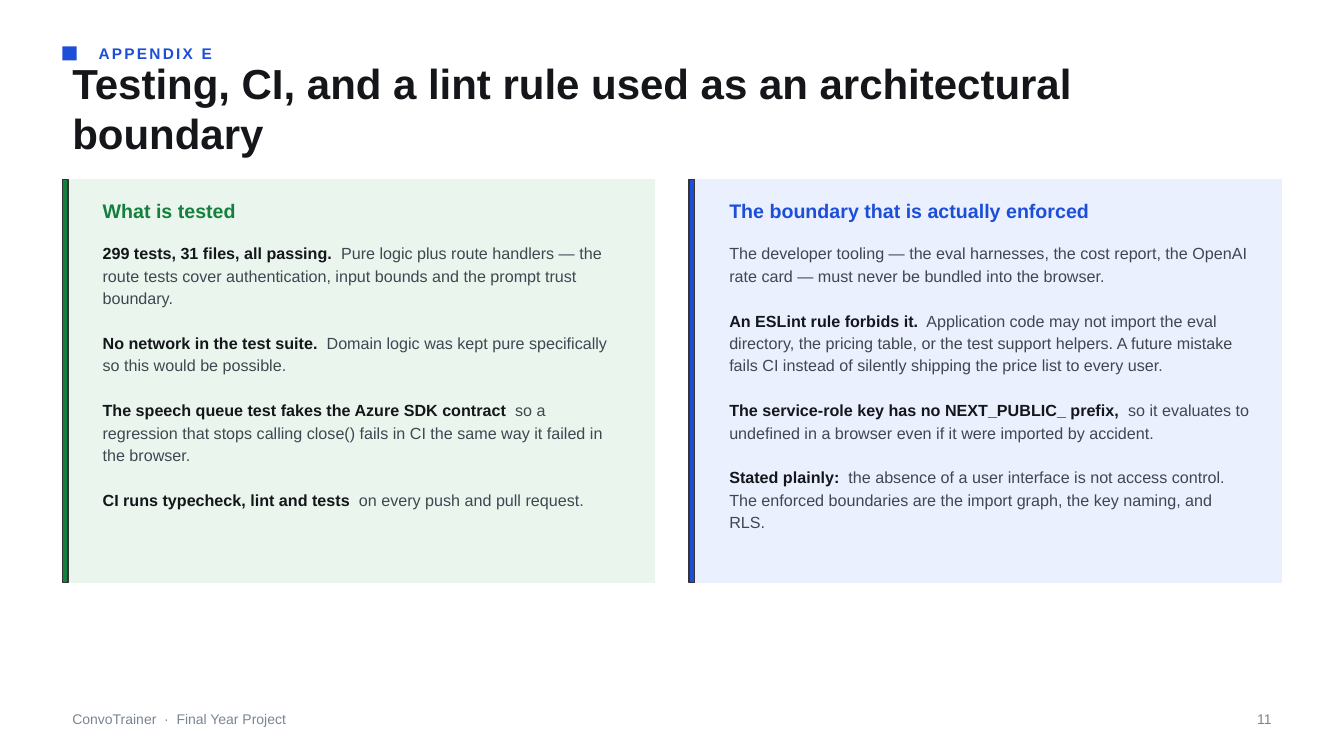
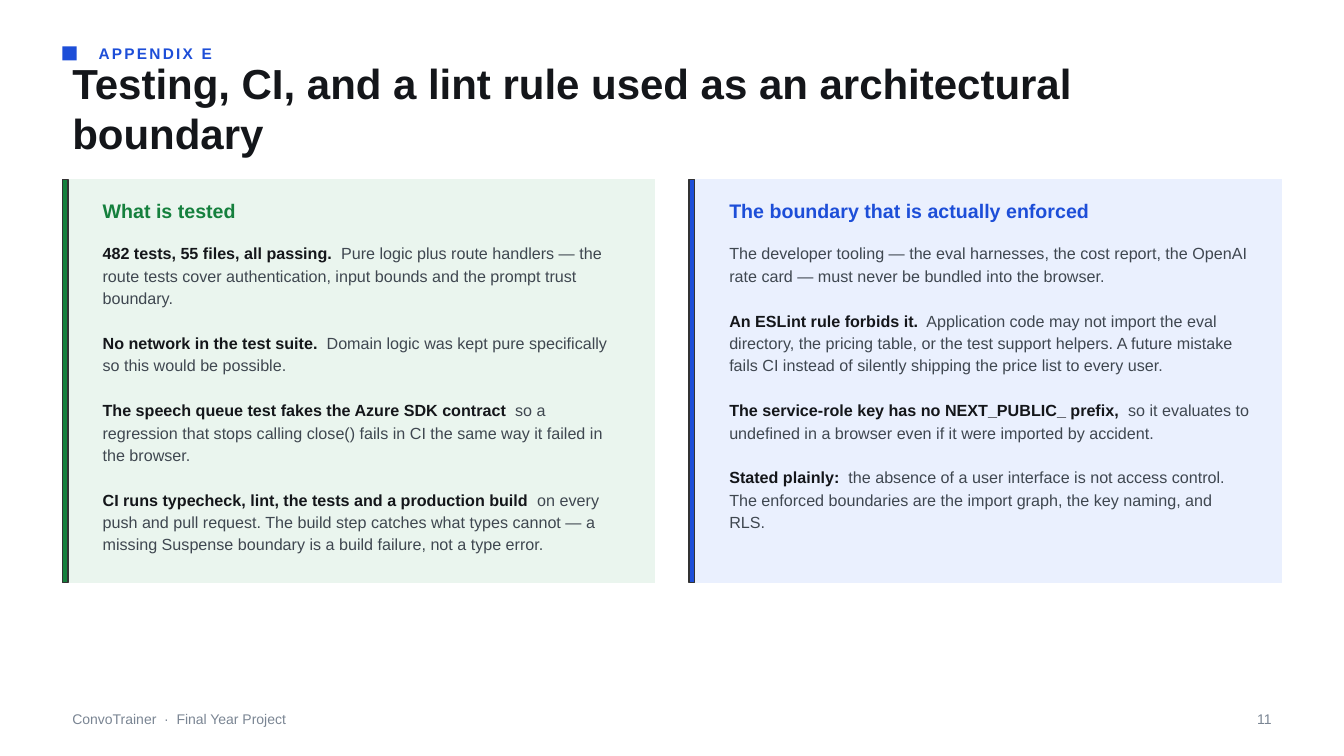
Before and after one commit to DylanTYX/social-interaction-app, a slide deck: slide 11 of docs/presentation/FYP-demo.pptx. Drawn at 1344x756 pixels with LibreOffice and Linux fonts; fonts in the diff are those of the drawing. Boxes give left, top, right and bottom in pixels: in the first picture for what was removed or moved away, otherwise in the second. Text is boxed around its words. In the diff, an @@ line names an element or a change of style, - is before the commit and + after.

```diff
--- a/docs/presentation/FYP-demo.pptx
+++ b/docs/presentation/FYP-demo.pptx
@@ text at [103, 247, 601, 308]: text changed @@
-299 tests, 31 files, all passing. Pure logic plus route handlers — the route tests cover authentication, input bounds and the prompt trust boundary.
+482 tests, 55 files, all passing. Pure logic plus route handlers — the route tests cover authentication, input bounds and the prompt trust boundary.
@@ text at [103, 494, 599, 554]: text changed; text colour #14161A to #3F4750; bold off @@
-CI runs typecheck, lint and tests on every push and pull request.
+CI runs typecheck, lint, the tests and a production build on every push and pull request. The build step catches what types cannot — a missing Suspense boundary is a build failure, not a type error.
```
Also in this commit, not shown: 2 other slides changed, 5 slides added, 5 slides removed, 10 other files.
